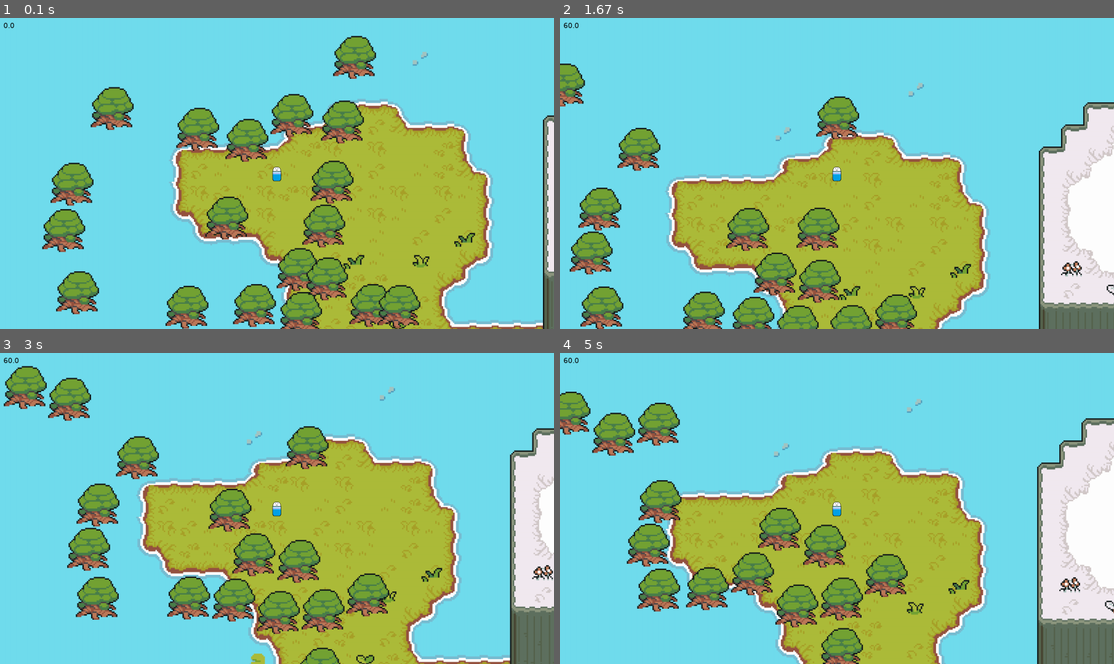
Above: before the commit, frames 1-4 (two rows, left to right).
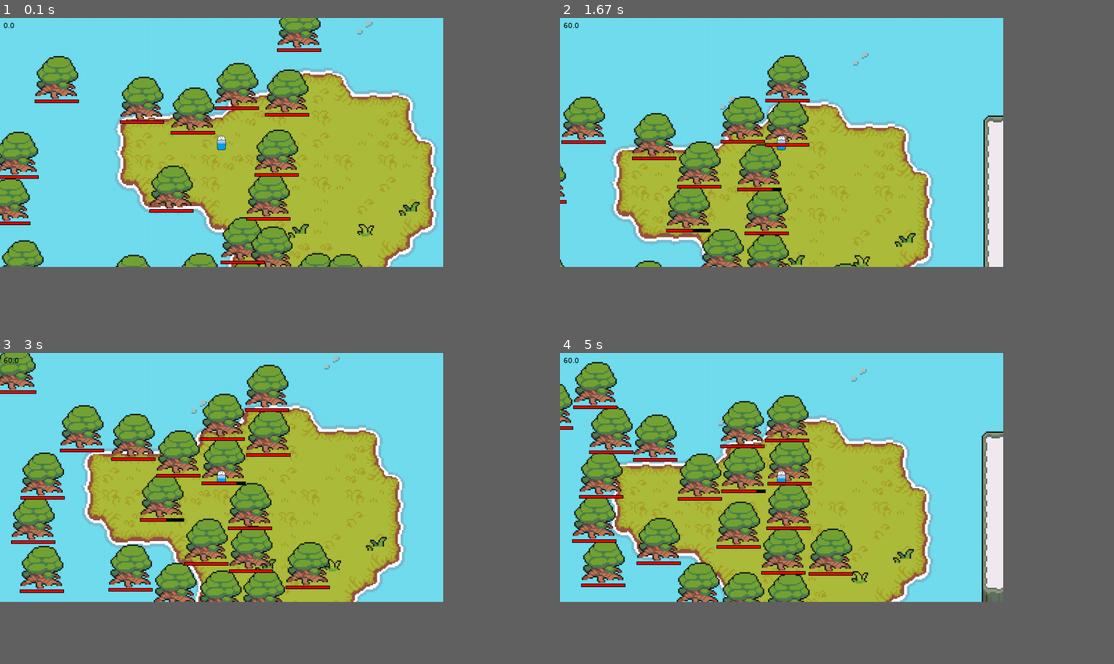
Above: after the commit, the same moments.

Repository: C0DE-SAGE/pygame-top-down-shooter
Game: pygame game, started from main.py
The game is run twice, just before and just after one commit, with the same random seed, the same clock (stepped at 60 frames per second) and the same inputs.
Inputs (mouse positions are in pixels of both pictures, inside the frame that each line leads up to):
- Up to frame 1 (0.1 s): no input
- Up to frame 2 (1.67 s): press the mouse at (764, 151) at 0.37 s; move the mouse to (842, 145) at 0.47 s; release the mouse at (925, 136) at 0.6 s; hold D 0.67-1.13 s; move the mouse to (781, 157) at 0.7 s; hold W 1.17-1.47 s; hold D from 1.5 s (still down)
- Up to frame 3 (3 s): release D at 1.97 s; hold A 2-2.53 s; hold S 2.57-2.87 s; hold A from 2.9 s (still down)
- Up to frame 4 (5 s): release A at 3.3 s; press the mouse at (764, 486) at 3.37 s; move the mouse to (770, 499) at 3.47 s; release the mouse at (781, 508) at 3.6 s; hold W 3.67-4.03 s; hold D 4.07-4.7 s; hold S from 4.73 s (still down)
In our replay, the window is 900x506 before the commit and 720x405 after it. These sizes can differ from the game's own. Grey fills any space a smaller window leaves; there, only what the larger window draws over its background counts as a difference.

The runs differ from the first frame. In frame 1, 43% of the frame differs, in the area x 0-100%, y 0-100%; in frame 2, 45%; in frame 3, 47%; in frame 4, 50%, in the area x 0-100%, y 2-100%.

Commit message:
Add health bar

Diff:
--- a/bullet.py
+++ b/bullet.py
@@ -29,5 +29,8 @@
 		else:
 			self.kill()
 
-		if pygame.sprite.spritecollide(self, ww.tree_group, True, pygame.sprite.collide_mask):
+		collided = pygame.sprite.spritecollide(self, ww.tree_group, False, pygame.sprite.collide_mask)
+		if collided:
+			for sprite in collided:
+				sprite.hp -= 1
 			self.kill()
--- a/monster/tree.py
+++ b/monster/tree.py
@@ -8,9 +8,11 @@
 		self.image = ww.Images.tree
 		self.rect = self.image.get_rect(topleft=pos)
 		self.speed = 1
+		self.mhp = 5
+		self.hp = self.mhp
 
 	def update(self):
-		vel = pygame.math.Vector2(ww.player.rect.center) - pygame.math.Vector2(self.rect.center)
+		vel = ww.player.pos - self.pos
 		vel = vel.normalize() * self.speed
 
 		for x in ww.tree_group.sprites():
@@ -23,6 +25,5 @@
 
 		self.pos += vel
 		self.rect.center = self.pos
-
-		if pygame.sprite.spritecollide(self, ww.player_group, False, pygame.sprite.collide_mask):
+		if self.hp == 0:
 			self.kill()
--- a/player.py
+++ b/player.py
@@ -7,6 +7,7 @@
 		super().__init__()
 		self.health = health
 		self.image = ww.Images.player
+		self.pos = pos
 		self.rect = self.image.get_rect(center=pos)
 		self.direction = pygame.math.Vector2()
 		self.speed = 5
@@ -16,19 +17,8 @@
 	def input(self):
 		keys = pygame.key.get_pressed()
 
-		if keys[pygame.K_w]:
-			self.direction.y = -1
-		elif keys[pygame.K_s]:
-			self.direction.y = 1
-		else:
-			self.direction.y = 0
-
-		if keys[pygame.K_d]:
-			self.direction.x = 1
-		elif keys[pygame.K_a]:
-			self.direction.x = -1
-		else:
-			self.direction.x = 0
+		self.direction.y = keys[pygame.K_s] - keys[pygame.K_w]
+		self.direction.x = keys[pygame.K_d] - keys[pygame.K_a]
 
 		if pygame.mouse.get_pressed()[0] and self.attack_time == 0:
 			ww.group.add(Bullet(self.rect.center, 20))
@@ -36,5 +26,6 @@
 
 	def update(self):
 		self.input()
-		self.rect.center += self.direction * self.speed
+		self.pos += self.direction * self.speed
+		self.rect.center = self.pos
 		self.attack_time = max(self.attack_time - 1, 0)
--- a/view.py
+++ b/view.py
@@ -22,12 +22,23 @@
 		inside_rect = clip_rect.move(-self.bg_rect.left, -self.bg_rect.top)
 		ww.screen.blit(self.bg, screen_rect, inside_rect)
 
-		for sprite in sorted(ww.group.sprites(), key=lambda sprite: sprite.rect.bottom):
+		for sprite in sorted(ww.group, key=lambda sprite: sprite.rect.bottom):
 			clip_rect = sprite.rect.clip(self.rect)
 			screen_rect = clip_rect.move(-self.rect.left, -self.rect.top)
 			inside_rect = clip_rect.move(-sprite.rect.left, -sprite.rect.top)
 			ww.screen.blit(sprite.image, screen_rect, inside_rect)
 
+		for sprite in sorted(ww.tree_group, key=lambda sprite: sprite.rect.bottom):
+			hp_rect = pygame.Rect(sprite.rect.left, sprite.rect.bottom, sprite.rect.width, 10)
+			clip_rect = hp_rect.clip(self.rect)
+			pygame.draw.rect(ww.screen, (0, 0, 0), clip_rect.move(-self.rect.left, -self.rect.top), 0)
+
+			border = ww.HP_BAR_BORDER
+			hp_rect = pygame.Rect(sprite.rect.left + border, sprite.rect.bottom + border,
+								  (sprite.rect.width - border * 2) * sprite.hp / sprite.mhp, 10 - border * 2)
+			clip_rect = hp_rect.clip(self.rect)
+			pygame.draw.rect(ww.screen, (255, 0, 0), clip_rect.move(-self.rect.left, -self.rect.top), 0)
+
 		self.text = self.font.render(str(round(self.clock.get_fps(), 2)), True, (0, 0, 0))
 		ww.screen.blit(self.text, (10, 10))
 		self.clock.tick(60)
--- a/ww.py
+++ b/ww.py
@@ -1,7 +1,8 @@
 import pygame
 
-SCREEN_WIDTH = 1600
-SCREEN_HEIGHT = 900
+SCREEN_WIDTH = 1280
+SCREEN_HEIGHT = 720
+HP_BAR_BORDER = 2
 
 pygame.init()
 
